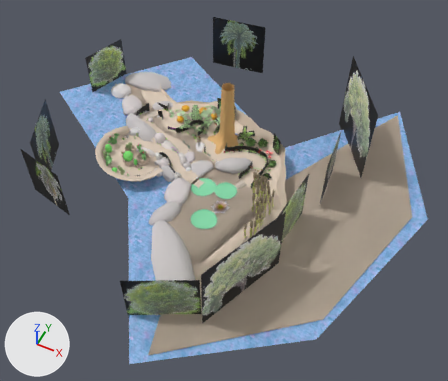
A saved change to the Blender file media/trunk/tracks/secretgarden/secretgarden.blend.
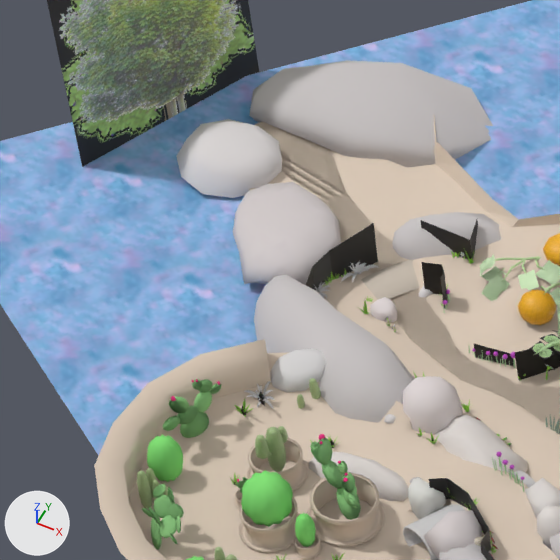
The first picture shows the older version from a camera (50 mm lens) standing at (232.0, -562.0, 633.0) and looking at (-17.0, -65.0, 12.0). The close-ups show the older and then the newer version on the part from 17% to 41% of the width and 16% to 44% of the height of that picture. Only the edits that show in the close-ups are written down. The lights are fixed; the arrows at lower left show +X, +Y and +Z.
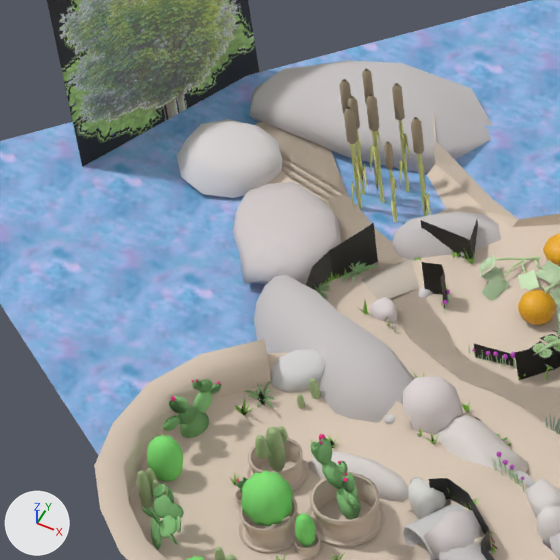
Changed parts and their boxes [x1, y1, x2, y2] in the close-ups (560 x 560 px; the box of a moved part takes in the faces that stretch with it):
'Ground', reshaped: before [130, 150, 560, 560]; after [130, 164, 560, 560]
'Cylinder.012', added: after [366, 94, 385, 203]
'Cylinder.011', added: after [344, 107, 362, 209]
'Cylinder.013', added: after [392, 83, 411, 192]
'Cylinder.015', added: after [411, 117, 431, 216]
'Cylinder.014', added: after [384, 142, 399, 223]
'Cylinder.010', added: after [348, 96, 368, 194]
'Cylinder.009', added: after [362, 69, 381, 169]
'Cylinder.008', added: after [339, 79, 358, 180]
part 1 of me_plane_002, moved or reshaped: before [245, 261, 379, 408]; after [244, 261, 379, 408]
part 2 of me_plane_002, recoloured: [244, 261, 379, 408] in both
part 3 of me_cylinder_079, moved or reshaped: before [331, 150, 471, 242]; after [427, 164, 471, 214]

What changed in the scene script:
```text
Add img_leave4_png:
    img_leave4_png = load_image('leave4.png', 'leave4.png', 64, 64, 'Non-Color')
Add mat_leave4_png:
    mat_leave4_png = principled_material('leave4.png')
    mat_leave4_png.texture = img_leave4_png
Change me_plane_002:
    where me_plane_002.from_pydata(...)  # 268 vertices, 122 faces; spans x -10.1..13.2, y -2.5..2.6, z -1.1..2.4
    used by ob_plane_016; location = (-196.4, -25.0, 0.8); rotation_euler = (0.708, -0.24, 1.038), in degrees (41, -14, 59); scale = (0.373, 1.75, 1.81)
    me_plane_002 part 1
    61 faces are deleted
    61 new faces join them
    me_plane_002 part 2: 122 faces spanning x -10.1..13.2, y -2.5..2.6, z -1.1..2.4 switch from no material to mat_leave4_png (picture img_leave4_png)
Change me_cylinder_079:
    used by ob_ground; location = (-120.8, -37.5, -2.1); rotation_euler = (-0.0689, 0.0271, -0.416), in degrees (-3.9, 1.6, -24); scale = (0.53, 1.07, 0.367)
    remove me_cylinder_079.from_pydata(...)  # 445 vertices, 456 faces, 1 loose edge; spans x -367.0..409.0, y -74.0..122.0, z -35.0..53.0
    add me_cylinder_079.from_pydata(...)  # 445 vertices, 456 faces, 1 loose edge; spans x -367.0..409.0, y -74.0..122.0, z -42.0..53.0
    me_cylinder_079 part 3: all 10 vertices in x -279.0..-235.0, y 53.0..77.0, z -29.0..-15.0 are moved by (0.0, 0.0, -13.0)
    other edits to the shape of me_cylinder_079 do not show in these pictures
Add ob_cylinder_008:
    ob_cylinder_008 = bpy.data.objects.new('Cylinder.008', me_cylinder_024)
    ob_cylinder_008.location = (-234.2, 85.5, -19.2)
    ob_cylinder_008.rotation_euler = (0.0, 0.0, 1.065)  # degrees (0, 0, 61)
    ob_cylinder_008.scale = (1.09, 1.09, 0.961)
Add ob_cylinder_009:
    ob_cylinder_009 = bpy.data.objects.new('Cylinder.009', me_cylinder_024)
    ob_cylinder_009.location = (-228.2, 89.2, -15.7)
    ob_cylinder_009.rotation_euler = (0.0, 0.0, 5.606)  # degrees (0, 0, 321)
    ob_cylinder_009.scale = (1.09, 1.09, 0.961)
Add ob_cylinder_010:
    ob_cylinder_010 = bpy.data.objects.new('Cylinder.010', me_cylinder_024)
    ob_cylinder_010.location = (-228.4, 80.3, -15.7)
    ob_cylinder_010.rotation_euler = (0.0, 0.0, 7.421)  # degrees (0, 0, 65)
    ob_cylinder_010.scale = (0.987, 0.987, 0.867)
Add ob_cylinder_011:
    ob_cylinder_011 = bpy.data.objects.new('Cylinder.011', me_cylinder_024)
    ob_cylinder_011.location = (-225.4, 73.7, -18.4)
    ob_cylinder_011.rotation_euler = (0.0, 0.0, 5.105)  # degrees (0, 0, 292)
    ob_cylinder_011.scale = (1.09, 1.09, 0.961)
Add ob_cylinder_012:
    ob_cylinder_012 = bpy.data.objects.new('Cylinder.012', me_cylinder_024)
    ob_cylinder_012.location = (-220.7, 79.2, -15.7)
    ob_cylinder_012.rotation_euler = (0.0, 0.0, 4.086)  # degrees (0, 0, 234)
    ob_cylinder_012.scale = (1.09, 1.09, 0.961)
Add ob_cylinder_013:
    ob_cylinder_013 = bpy.data.objects.new('Cylinder.013', me_cylinder_024)
    ob_cylinder_013.location = (-216.5, 87.2, -15.7)
    ob_cylinder_013.rotation_euler = (0.0, 0.0, -0.75)  # degrees (0, 0, -43)
    ob_cylinder_013.scale = (1.09, 1.09, 0.961)
Add ob_cylinder_014:
    ob_cylinder_014 = bpy.data.objects.new('Cylinder.014', me_cylinder_024)
    ob_cylinder_014.location = (-211.9, 72.7, -15.7)
    ob_cylinder_014.rotation_euler = (0.0, 0.0, -0.0116)  # degrees (0, 0, -0.7)
    ob_cylinder_014.scale = (0.838, 0.838, 0.736)
Add ob_cylinder_015:
    ob_cylinder_015 = bpy.data.objects.new('Cylinder.015', me_cylinder_024)
    ob_cylinder_015.location = (-205.4, 79.3, -19.2)
    ob_cylinder_015.rotation_euler = (0.0, 0.0, 1.065)  # degrees (0, 0, 61)
    ob_cylinder_015.scale = (1.09, 1.09, 0.961)
```
